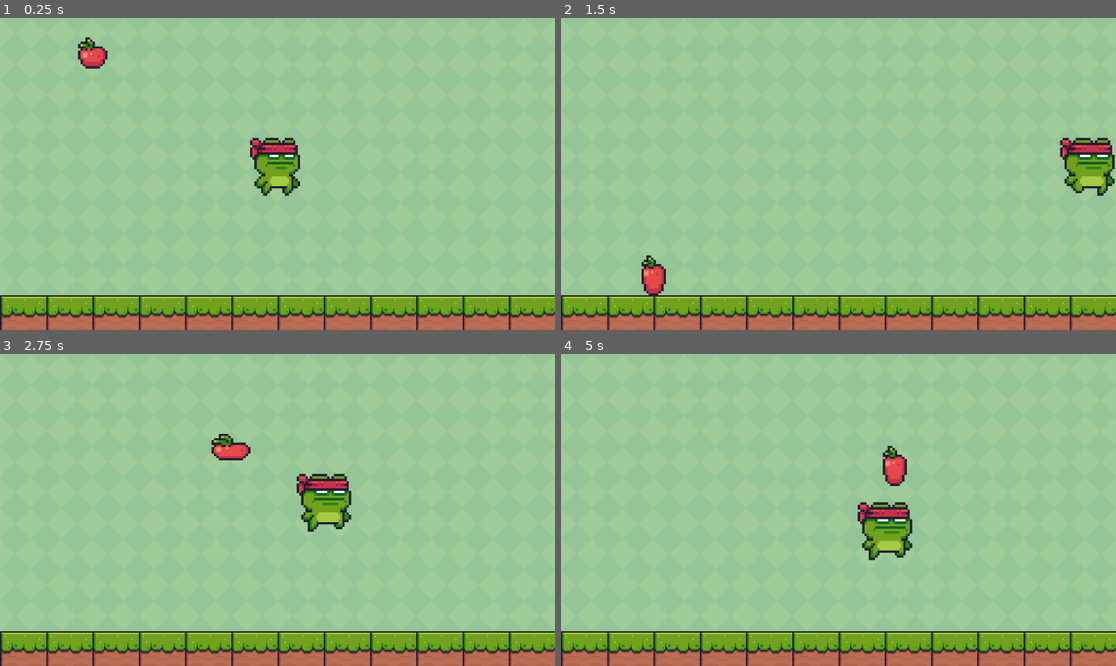
Above: before the commit, frames 1-4 (two rows, left to right).
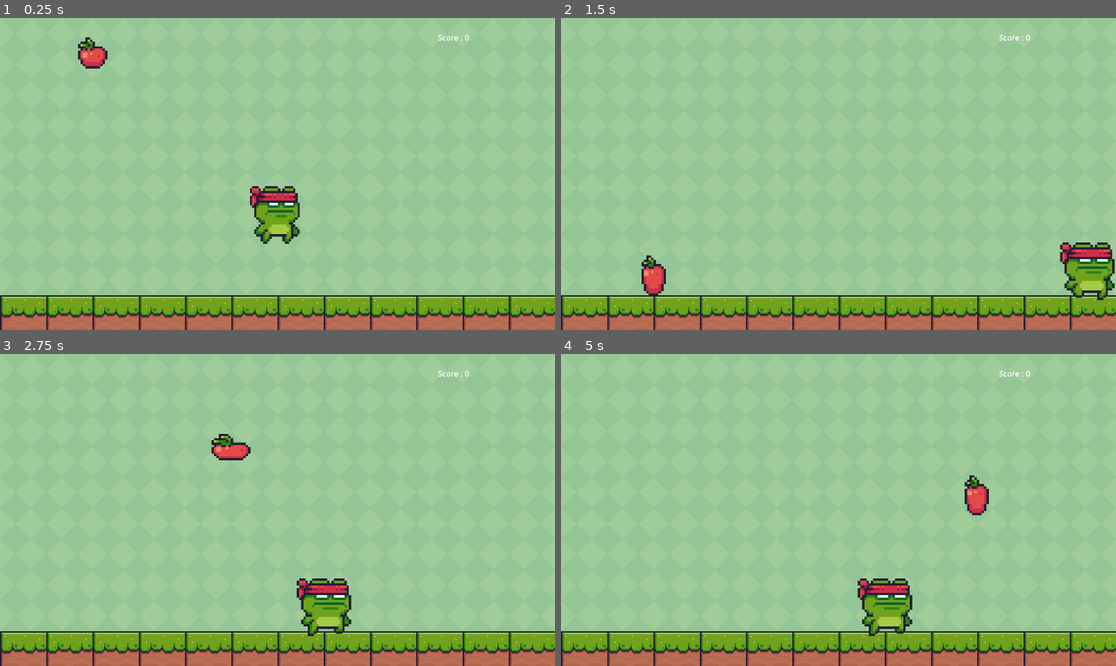
Above: after the commit, the same moments.

Repository: MentalDeFeur/AttrapTheApple
Game: Godot game, scene res://static_body_2d.tscn
Same seed, same stepped clock (60 frames per second), same inputs: the game is played once before the commit and once after it.
Inputs:
- Up to frame 1 (0.25 s): no input
- Up to frame 2 (1.5 s): tap Enter (ui_accept) at 0.5, 0.6, 0.77, 1.07, 1.35 s; hold Right (move_right) from 0.53 s (still down)
- Up to frame 3 (2.75 s): tap Enter (ui_accept) at 1.52, 1.82, 2.1 s; release Right (move_right) at 2.03 s; hold Left (move_left) from 2.03 s (still down)
- Up to frame 4 (5 s): release Left (move_left) at 2.78 s; hold Right (move_right) 2.78-4.28 s; tap Enter (ui_accept) at 2.85, 3.02, 3.32, 3.6, 3.77, 4.07, 4.35, 4.52, 4.82 s; hold Left (move_left) from 4.28 s (still down)

The runs differ from the first frame. In frame 1, 2.6% of the frame differs, in the area x 45-85%, y 5-73%; in frame 2, 3.0%; in frame 3, 3.0%; in frame 4, 3.8%, in the area x 53-85%, y 5-91%.

Commit message:
ajoutcodephysics

Diff:
--- a/Apple.gd
+++ b/Apple.gd
@@ -1,6 +1,7 @@
 extends CharacterBody2D
 
 var gravity = 500
+var value = 0
 
 # Called when the node enters the scene tree for the first time.
 func _ready():
@@ -11,8 +12,3 @@
 func _process(delta):
 	velocity.y += gravity * delta
 	move_and_slide()
-
-func _on_body_entered(body):
-	if body.name == "Apple":
-		body.add_point()
-		queue_free()
--- a/CharacterBody2D.gd
+++ b/CharacterBody2D.gd
@@ -2,7 +2,7 @@
 
 
 const SPEED = 600.0
-const JUMP_VELOCITY = -400.0
+const JUMP_VELOCITY = 400
 @onready var animate = $AnimatedSprite2D
 
 # Get the gravity from the project settings to be synced with RigidBody nodes.
@@ -12,13 +12,13 @@
 	pass
 
 func _physics_process(delta):
-	# Handle jump.
-	if Input.is_action_just_pressed("ui_accept") and is_on_floor():
-		velocity.y = JUMP_VELOCITY
+	# Handle jump
+	velocity.y = JUMP_VELOCITY
 
 	# Get the input direction and handle the movement/deceleration.
 	# As good practice, you should replace UI actions with custom gameplay actions.
 	var direction = Input.get_axis("move_left", "move_right")
+
 	if direction:
 		velocity.x = direction * SPEED
 		animate.play("run")
--- a/Main.gd
+++ b/Main.gd
@@ -2,10 +2,13 @@
 
 var spawn_interval = 2
 var spawn_timer = 0
+var value = 0
+
 
 # Called when the node enters the scene tree for the first time.
 func _ready():
 	set_process(true)
+	$Label.text = " Score : "+str(value)
 	pass # Replace with function body.
 
 
@@ -20,4 +23,8 @@
 	var apple = $Apple
 	var random_x = randf_range(0, get_viewport().size.x)
 	apple.position = Vector2(random_x, 0)
-	add_child(apple)
+
+func _on_apple_child_entered_tree(node: Node):
+	if node == $Character:
+		$Label.text = "Score : "+str(value+1)
+	pass # Replace with function body.
--- a/project.godot
+++ b/project.godot
@@ -12,7 +12,7 @@
 
 config/name="TestTuto"
 run/main_scene="res://static_body_2d.tscn"
-config/features=PackedStringArray("4.2", "Forward Plus")
+config/features=PackedStringArray("4.3", "Forward Plus")
 config/icon="res://icon.svg"
 
 [dotnet]
@@ -23,11 +23,11 @@
 
 move_left={
 "deadzone": 0.5,
-"events": [Object(InputEventKey,"resource_local_to_scene":fa …(174 unchanged characters)… ode":4194319,"key_label":0,"unicode":0,"echo":false,"script":null)
+"events": [Object(InputEventKey,"resource_local_to_scene":fa …(174 unchanged characters)… ode":4194319,"key_label":0,"unicode":0,"location":0,"echo":false,"script":null)
 ]
 }
 move_right={
 "deadzone": 0.5,
-"events": [Object(InputEventKey,"resource_local_to_scene":fa …(174 unchanged characters)… ode":4194321,"key_label":0,"unicode":0,"echo":false,"script":null)
+"events": [Object(InputEventKey,"resource_local_to_scene":fa …(174 unchanged characters)… ode":4194321,"key_label":0,"unicode":0,"location":0,"echo":false,"script":null)
 ]
 }
--- a/static_body_2d.tscn
+++ b/static_body_2d.tscn
@@ -13,440 +13,152 @@
 [sub_resource type="TileSetAtlasSource" id="TileSetAtlasSource_c6i1r"]
 texture = ExtResource("1_458jc")
 0:0/0 = 0
-0:0/0/physics_layer_0/linear_velocity = Vector2(0, 0)
-0:0/0/physics_layer_0/angular_velocity = 0.0
 1:0/0 = 0
-1:0/0/physics_layer_0/linear_velocity = Vector2(0, 0)
-1:0/0/physics_layer_0/angular_velocity = 0.0
 2:0/0 = 0
-2:0/0/physics_layer_0/linear_velocity = Vector2(0, 0)
-2:0/0/physics_layer_0/angular_velocity = 0.0
 3:0/0 = 0
-3:0/0/physics_layer_0/linear_velocity = Vector2(0, 0)
-3:0/0/physics_layer_0/angular_velocity = 0.0
 4:0/0 = 0
-4:0/0/physics_layer_0/linear_velocity = Vector2(0, 0)
-4:0/0/physics_layer_0/angular_velocity = 0.0
 6:0/0 = 0
-6:0/0/physics_layer_0/linear_velocity = Vector2(0, 0)
-6:0/0/physics_layer_0/angular_velocity = 0.0
 6:0/0/physics_layer_0/polygon_0/points = PackedVector2Array(-7.08264, -6.99355, -6.99356, 8, 8, 8, 8, -7.08264)
 7:0/0 = 0
-7:0/0/physics_layer_0/linear_velocity = Vector2(0, 0)
-7:0/0/physics_layer_0/angular_velocity = 0.0
 7:0/0/physics_layer_0/polygon_0/points = PackedVector2Array(-8, -6.99356, 8, -6.99355, 8, 8, -8, 8)
 8:0/0 = 0
-8:0/0/physics_layer_0/linear_velocity = Vector2(0, 0)
-8:0/0/physics_layer_0/angular_velocity = 0.0
 8:0/0/physics_layer_0/polygon_0/points = PackedVector2Array(-8, -6.99356, 7.08264, -7.08264, 6.90446, 8, -8, 8)
 9:0/0 = 0
-9:0/0/physics_layer_0/linear_velocity = Vector2(0, 0)
-9:0/0/physics_layer_0/angular_velocity = 0.0
 10:0/0 = 0
-10:0/0/physics_layer_0/linear_velocity = Vector2(0, 0)
-10:0/0/physics_layer_0/angular_velocity = 0.0
 12:0/0 = 0
-12:0/0/physics_layer_0/linear_velocity = Vector2(0, 0)
-12:0/0/physics_layer_0/angular_velocity = 0.0
 13:0/0 = 0
-13:0/0/physics_layer_0/linear_velocity = Vector2(0, 0)
-13:0/0/physics_layer_0/angular_velocity = 0.0
 14:0/0 = 0
-14:0/0/physics_layer_0/linear_velocity = Vector2(0, 0)
-14:0/0/physics_layer_0/angular_velocity = 0.0
 15:0/0 = 0
-15:0/0/physics_layer_0/linear_velocity = Vector2(0, 0)
-15:0/0/physics_layer_0/angular_velocity = 0.0
 17:0/0 = 0
-17:0/0/physics_layer_0/linear_velocity = Vector2(0, 0)
-17:0/0/physics_layer_0/angular_velocity = 0.0
 18:0/0 = 0
-18:0/0/physics_layer_0/linear_velocity = Vector2(0, 0)
-18:0/0/physics_layer_0/angular_velocity = 0.0
 19:0/0 = 0
-19:0/0/physics_layer_0/linear_velocity = Vector2(0, 0)
-19:0/0/physics_layer_0/angular_velocity = 0.0
 0:1/0 = 0
-0:1/0/physics_layer_0/linear_velocity = Vector2(0, 0)
-0:1/0/physics_layer_0/angular_velocity = 0.0
 1:1/0 = 0
-1:1/0/physics_layer_0/linear_velocity = Vector2(0, 0)
-1:1/0/physics_layer_0/angular_velocity = 0.0
 2:1/0 = 0
-2:1/0/physics_layer_0/linear_velocity = Vector2(0, 0)
-2:1/0/physics_layer_0/angular_velocity = 0.0
 3:1/0 = 0
-3:1/0/physics_layer_0/linear_velocity = Vector2(0, 0)
-3:1/0/physics_layer_0/angular_velocity = 0.0
 4:1/0 = 0
-4:1/0/physics_layer_0/linear_velocity = Vector2(0, 0)
-4:1/0/physics_layer_0/angular_velocity = 0.0
 6:1/0 = 0
-6:1/0/physics_layer_0/linear_velocity = Vector2(0, 0)
-6:1/0/physics_layer_0/angular_velocity = 0.0
 7:1/0 = 0
-7:1/0/physics_layer_0/linear_velocity = Vector2(0, 0)
-7:1/0/physics_layer_0/angular_velocity = 0.0
 8:1/0 = 0
-8:1/0/physics_layer_0/linear_velocity = Vector2(0, 0)
-8:1/0/physics_layer_0/angular_velocity = 0.0
 9:1/0 = 0
-9:1/0/physics_layer_0/linear_velocity = Vector2(0, 0)
-9:1/0/physics_layer_0/angular_velocity = 0.0
 10:1/0 = 0
-10:1/0/physics_layer_0/linear_velocity = Vector2(0, 0)
-10:1/0/physics_layer_0/angular_velocity = 0.0
 12:1/0 = 0
-12:1/0/physics_layer_0/linear_velocity = Vector2(0, 0)
-12:1/0/physics_layer_0/angular_velocity = 0.0
 13:1/0 = 0
-13:1/0/physics_layer_0/linear_velocity = Vector2(0, 0)
-13:1/0/physics_layer_0/angular_velocity = 0.0
 14:1/0 = 0
-14:1/0/physics_layer_0/linear_velocity = Vector2(0, 0)
-14:1/0/physics_layer_0/angular_velocity = 0.0
 15:1/0 = 0
-15:1/0/physics_layer_0/linear_velocity = Vector2(0, 0)
-15:1/0/physics_layer_0/angular_velocity = 0.0
 17:1/0 = 0
-17:1/0/physics_layer_0/linear_velocity = Vector2(0, 0)
-17:1/0/physics_layer_0/angular_velocity = 0.0
 18:1/0 = 0
-18:1/0/physics_layer_0/linear_velocity = Vector2(0, 0)
-18:1/0/physics_layer_0/angular_velocity = 0.0
 19:1/0 = 0
-19:1/0/physics_layer_0/linear_velocity = Vector2(0, 0)
-19:1/0/physics_layer_0/angular_velocity = 0.0
 0:2/0 = 0
-0:2/0/physics_layer_0/linear_velocity = Vector2(0, 0)
-0:2/0/physics_layer_0/angular_velocity = 0.0
 1:2/0 = 0
-1:2/0/physics_layer_0/linear_velocity = Vector2(0, 0)
-1:2/0/physics_layer_0/angular_velocity = 0.0
 2:2/0 = 0
-2:2/0/physics_layer_0/linear_velocity = Vector2(0, 0)
-2:2/0/physics_layer_0/angular_velocity = 0.0
 6:2/0 = 0
-6:2/0/physics_layer_0/linear_velocity = Vector2(0, 0)
-6:2/0/physics_layer_0/angular_velocity = 0.0
 7:2/0 = 0
-7:2/0/physics_layer_0/linear_velocity = Vector2(0, 0)
-7:2/0/physics_layer_0/angular_velocity = 0.0
 8:2/0 = 0
-8:2/0/physics_layer_0/linear_velocity = Vector2(0, 0)
-8:2/0/physics_layer_0/angular_velocity = 0.0
 13:2/0 = 0
-13:2/0/physics_layer_0/linear_velocity = Vector2(0, 0)
-13:2/0/physics_layer_0/angular_velocity = 0.0
 14:2/0 = 0
-14:2/0/physics_layer_0/linear_velocity = Vector2(0, 0)
-14:2/0/physics_layer_0/angular_velocity = 0.0
 15:2/0 = 0
-15:2/0/physics_layer_0/linear_velocity = Vector2(0, 0)
-15:2/0/physics_layer_0/angular_velocity = 0.0
 17:2/0 = 0
-17:2/0/physics_layer_0/linear_velocity = Vector2(0, 0)
-17:2/0/physics_layer_0/angular_velocity = 0.0
 18:2/0 = 0
-18:2/0/physics_layer_0/linear_velocity = Vector2(0, 0)
-18:2/0/physics_layer_0/angular_velocity = 0.0
 19:2/0 = 0
-19:2/0/physics_layer_0/linear_velocity = Vector2(0, 0)
-19:2/0/physics_layer_0/angular_velocity = 0.0
 0:4/0 = 0
-0:4/0/physics_layer_0/linear_velocity = Vector2(0, 0)
-0:4/0/physics_layer_0/angular_velocity = 0.0
 1:4/0 = 0
-1:4/0/physics_layer_0/linear_velocity = Vector2(0, 0)
-1:4/0/physics_layer_0/angular_velocity = 0.0
 2:4/0 = 0
-2:4/0/physics_layer_0/linear_velocity = Vector2(0, 0)
-2:4/0/physics_layer_0/angular_velocity = 0.0
 3:4/0 = 0
-3:4/0/physics_layer_0/linear_velocity = Vector2(0, 0)
-3:4/0/physics_layer_0/angular_velocity = 0.0
 4:4/0 = 0
-4:4/0/physics_layer_0/linear_velocity = Vector2(0, 0)
-4:4/0/physics_layer_0/angular_velocity = 0.0
 6:4/0 = 0
-6:4/0/physics_layer_0/linear_velocity = Vector2(0, 0)
-6:4/0/physics_layer_0/angular_velocity = 0.0
 7:4/0 = 0
-7:4/0/physics_layer_0/linear_velocity = Vector2(0, 0)
-7:4/0/physics_layer_0/angular_velocity = 0.0
 8:4/0 = 0
-8:4/0/physics_layer_0/linear_velocity = Vector2(0, 0)
-8:4/0/physics_layer_0/angular_velocity = 0.0
 9:4/0 = 0
-9:4/0/physics_layer_0/linear_velocity = Vector2(0, 0)
-9:4/0/physics_layer_0/angular_velocity = 0.0
 10:4/0 = 0
-10:4/0/physics_layer_0/linear_velocity = Vector2(0, 0)
-10:4/0/physics_layer_0/angular_velocity = 0.0
 12:4/0 = 0
-12:4/0/physics_layer_0/linear_velocity = Vector2(0, 0)
-12:4/0/physics_layer_0/angular_velocity = 0.0
 13:4/0 = 0
-13:4/0/physics_layer_0/linear_velocity = Vector2(0, 0)
-13:4/0/physics_layer_0/angular_velocity = 0.0
 14:4/0 = 0
-14:4/0/physics_layer_0/linear_velocity = Vector2(0, 0)
-14:4/0/physics_layer_0/angular_velocity = 0.0
 15:4/0 = 0
-15:4/0/physics_layer_0/linear_velocity = Vector2(0, 0)
-15:4/0/physics_layer_0/angular_velocity = 0.0
 17:4/0 = 0
-17:4/0/physics_layer_0/linear_velocity = Vector2(0, 0)
-17:4/0/physics_layer_0/angular_velocity = 0.0
 18:4/0 = 0
-18:4/0/physics_layer_0/linear_velocity = Vector2(0, 0)
-18:4/0/physics_layer_0/angular_velocity = 0.0
 19:4/0 = 0
-19:4/0/physics_layer_0/linear_velocity = Vector2(0, 0)
-19:4/0/physics_layer_0/angular_velocity = 0.0
 20:4/0 = 0
-20:4/0/physics_layer_0/linear_velocity = Vector2(0, 0)
-20:4/0/physics_layer_0/angular_velocity = 0.0
 21:4/0 = 0
-21:4/0/physics_layer_0/linear_velocity = Vector2(0, 0)
-21:4/0/physics_layer_0/angular_velocity = 0.0
 0:5/0 = 0
-0:5/0/physics_layer_0/linear_velocity = Vector2(0, 0)
-0:5/0/physics_layer_0/angular_velocity = 0.0
 1:5/0 = 0
-1:5/0/physics_layer_0/linear_velocity = Vector2(0, 0)
-1:5/0/physics_layer_0/angular_velocity = 0.0
 2:5/0 = 0
-2:5/0/physics_layer_0/linear_velocity = Vector2(0, 0)
-2:5/0/physics_layer_0/angular_velocity = 0.0
 3:5/0 = 0
-3:5/0/physics_layer_0/linear_velocity = Vector2(0, 0)
-3:5/0/physics_layer_0/angular_velocity = 0.0
 4:5/0 = 0
-4:5/0/physics_layer_0/linear_velocity = Vector2(0, 0)
-4:5/0/physics_layer_0/angular_velocity = 0.0
 6:5/0 = 0
-6:5/0/physics_layer_0/linear_velocity = Vector2(0, 0)
-6:5/0/physics_layer_0/angular_velocity = 0.0
 7:5/0 = 0
-7:5/0/physics_layer_0/linear_velocity = Vector2(0, 0)
-7:5/0/physics_layer_0/angular_velocity = 0.0
 8:5/0 = 0
-8:5/0/physics_layer_0/linear_velocity = Vector2(0, 0)
-8:5/0/physics_layer_0/angular_velocity = 0.0
 9:5/0 = 0
-9:5/0/physics_layer_0/linear_velocity = Vector2(0, 0)
-9:5/0/physics_layer_0/angular_velocity = 0.0
 10:5/0 = 0
-10:5/0/physics_layer_0/linear_velocity = Vector2(0, 0)
-10:5/0/physics_layer_0/angular_velocity = 0.0
 12:5/0 = 0
-12:5/0/physics_layer_0/linear_velocity = Vector2(0, 0)
-12:5/0/physics_layer_0/angular_velocity = 0.0
 13:5/0 = 0
-13:5/0/physics_layer_0/linear_velocity = Vector2(0, 0)
-13:5/0/physics_layer_0/angular_velocity = 0.0
 14:5/0 = 0
-14:5/0/physics_layer_0/linear_velocity = Vector2(0, 0)
-14:5/0/physics_layer_0/angular_velocity = 0.0
 15:5/0 = 0
-15:5/0/physics_layer_0/linear_velocity = Vector2(0, 0)
-15:5/0/physics_layer_0/angular_velocity = 0.0
 17:5/0 = 0
-17:5/0/physics_layer_0/linear_velocity = Vector2(0, 0)
-17:5/0/physics_layer_0/angular_velocity = 0.0
 18:5/0 = 0
-18:5/0/physics_layer_0/linear_velocity = Vector2(0, 0)
-18:5/0/physics_layer_0/angular_velocity = 0.0
 19:5/0 = 0
-19:5/0/physics_layer_0/linear_velocity = Vector2(0, 0)
-19:5/0/physics_layer_0/angular_velocity = 0.0
 20:5/0 = 0
-20:5/0/physics_layer_0/linear_velocity = Vector2(0, 0)
-20:5/0/physics_layer_0/angular_velocity = 0.0
 21:5/0 = 0
-21:5/0/physics_layer_0/linear_velocity = Vector2(0, 0)
-21:5/0/physics_layer_0/angular_velocity = 0.0
 0:6/0 = 0
-0:6/0/physics_layer_0/linear_velocity = Vector2(0, 0)
-0:6/0/physics_layer_0/angular_velocity = 0.0
 1:6/0 = 0
-1:6/0/physics_layer_0/linear_velocity = Vector2(0, 0)
-1:6/0/physics_layer_0/angular_velocity = 0.0
 2:6/0 = 0
-2:6/0/physics_layer_0/linear_velocity = Vector2(0, 0)
-2:6/0/physics_layer_0/angular_velocity = 0.0
 6:6/0 = 0
-6:6/0/physics_layer_0/linear_velocity = Vector2(0, 0)
-6:6/0/physics_layer_0/angular_velocity = 0.0
 7:6/0 = 0
-7:6/0/physics_layer_0/linear_velocity = Vector2(0, 0)
-7:6/0/physics_layer_0/angular_velocity = 0.0
 8:6/0 = 0
-8:6/0/physics_layer_0/linear_velocity = Vector2(0, 0)
-8:6/0/physics_layer_0/angular_velocity = 0.0
 13:6/0 = 0
-13:6/0/physics_layer_0/linear_velocity = Vector2(0, 0)
-13:6/0/physics_layer_0/angular_velocity = 0.0
 14:6/0 = 0
-14:6/0/physics_layer_0/linear_velocity = Vector2(0, 0)
-14:6/0/physics_layer_0/angular_velocity = 0.0
 15:6/0 = 0
-15:6/0/physics_layer_0/linear_velocity = Vector2(0, 0)
-15:6/0/physics_layer_0/angular_velocity = 0.0
 17:6/0 = 0
-17:6/0/physics_layer_0/linear_velocity = Vector2(0, 0)
-17:6/0/physics_layer_0/angular_velocity = 0.0
 18:6/0 = 0
-18:6/0/physics_layer_0/linear_velocity = Vector2(0, 0)
-18:6/0/physics_layer_0/angular_velocity = 0.0
 19:6/0 = 0
-19:6/0/physics_layer_0/linear_velocity = Vector2(0, 0)
-19:6/0/physics_layer_0/angular_velocity = 0.0
 0:8/0 = 0
-0:8/0/physics_layer_0/linear_velocity = Vector2(0, 0)
-0:8/0/physics_layer_0/angular_velocity = 0.0
 1:8/0 = 0
-1:8/0/physics_layer_0/linear_velocity = Vector2(0, 0)
-1:8/0/physics_layer_0/angular_velocity = 0.0
 2:8/0 = 0
-2:8/0/physics_layer_0/linear_velocity = Vector2(0, 0)
-2:8/0/physics_layer_0/angular_velocity = 0.0
 3:8/0 = 0
-3:8/0/physics_layer_0/linear_velocity = Vector2(0, 0)
-3:8/0/physics_layer_0/angular_velocity = 0.0
 4:8/0 = 0
-4:8/0/physics_layer_0/linear_velocity = Vector2(0, 0)
-4:8/0/physics_layer_0/angular_velocity = 0.0
 6:8/0 = 0
-6:8/0/physics_layer_0/linear_velocity = Vector2(0, 0)
-6:8/0/physics_layer_0/angular_velocity = 0.0
 7:8/0 = 0
-7:8/0/physics_layer_0/linear_velocity = Vector2(0, 0)
-7:8/0/physics_layer_0/angular_velocity = 0.0
 8:8/0 = 0
-8:8/0/physics_layer_0/linear_velocity = Vector2(0, 0)
-8:8/0/physics_layer_0/angular_velocity = 0.0
 9:8/0 = 0
-9:8/0/physics_layer_0/linear_velocity = Vector2(0, 0)
-9:8/0/physics_layer_0/angular_velocity = 0.0
 10:8/0 = 0
-10:8/0/physics_layer_0/linear_velocity = Vector2(0, 0)
-10:8/0/physics_layer_0/angular_velocity = 0.0
 12:8/0 = 0
-12:8/0/physics_layer_0/linear_velocity = Vector2(0, 0)
-12:8/0/physics_layer_0/angular_velocity = 0.0
 13:8/0 = 0
-13:8/0/physics_layer_0/linear_velocity = Vector2(0, 0)
-13:8/0/physics_layer_0/angular_velocity = 0.0
 14:8/0 = 0
-14:8/0/physics_layer_0/linear_velocity = Vector2(0, 0)
-14:8/0/physics_layer_0/angular_velocity = 0.0
 15:8/0 = 0
-15:8/0/physics_layer_0/linear_velocity = Vector2(0, 0)
-15:8/0/physics_layer_0/angular_velocity = 0.0
 17:8/0 = 0
-17:8/0/physics_layer_0/linear_velocity = Vector2(0, 0)
-17:8/0/physics_layer_0/angular_velocity = 0.0
 18:8/0 = 0
-18:8/0/physics_layer_0/linear_velocity = Vector2(0, 0)
-18:8/0/physics_layer_0/angular_velocity = 0.0
 19:8/0 = 0
-19:8/0/physics_layer_0/linear_velocity = Vector2(0, 0)
-19:8/0/physics_layer_0/angular_velocity = 0.0
 20:8/0 = 0
-20:8/0/physics_layer_0/linear_velocity = Vector2(0, 0)
-20:8/0/physics_layer_0/angular_velocity = 0.0
 0:9/0 = 0
-0:9/0/physics_layer_0/linear_velocity = Vector2(0, 0)
-0:9/0/physics_layer_0/angular_velocity = 0.0
 1:9/0 = 0
-1:9/0/physics_layer_0/linear_velocity = Vector2(0, 0)
-1:9/0/physics_layer_0/angular_velocity = 0.0
 2:9/0 = 0
-2:9/0/physics_layer_0/linear_velocity = Vector2(0, 0)
-2:9/0/physics_layer_0/angular_velocity = 0.0
 3:9/0 = 0
-3:9/0/physics_layer_0/linear_velocity = Vector2(0, 0)
-3:9/0/physics_layer_0/angular_velocity = 0.0
 4:9/0 = 0
-4:9/0/physics_layer_0/linear_velocity = Vector2(0, 0)
-4:9/0/physics_layer_0/angular_velocity = 0.0
 6:9/0 = 0
-6:9/0/physics_layer_0/linear_velocity = Vector2(0, 0)
-6:9/0/physics_layer_0/angular_velocity = 0.0
 7:9/0 = 0
-7:9/0/physics_layer_0/linear_velocity = Vector2(0, 0)
-7:9/0/physics_layer_0/angular_velocity = 0.0
 8:9/0 = 0
-8:9/0/physics_layer_0/linear_velocity = Vector2(0, 0)
-8:9/0/physics_layer_0/angular_velocity = 0.0
 9:9/0 = 0
-9:9/0/physics_layer_0/linear_velocity = Vector2(0, 0)
-9:9/0/physics_layer_0/angular_velocity = 0.0
 10:9/0 = 0
-10:9/0/physics_layer_0/linear_velocity = Vector2(0, 0)
-10:9/0/physics_layer_0/angular_velocity = 0.0
 12:9/0 = 0
-12:9/0/physics_layer_0/linear_velocity = Vector2(0, 0)
-12:9/0/physics_layer_0/angular_velocity = 0.0
 13:9/0 = 0
-13:9/0/physics_layer_0/linear_velocity = Vector2(0, 0)
-13:9/0/physics_layer_0/angular_velocity = 0.0
 14:9/0 = 0
-14:9/0/physics_layer_0/linear_velocity = Vector2(0, 0)
-14:9/0/physics_layer_0/angular_velocity = 0.0
 15:9/0 = 0
-15:9/0/physics_layer_0/linear_velocity = Vector2(0, 0)
-15:9/0/physics_layer_0/angular_velocity = 0.0
 17:9/0 = 0
-17:9/0/physics_layer_0/linear_velocity = Vector2(0, 0)
-17:9/0/physics_layer_0/angular_velocity = 0.0
 18:9/0 = 0
-18:9/0/physics_layer_0/linear_velocity = Vector2(0, 0)
-18:9/0/physics_layer_0/angular_velocity = 0.0
 19:9/0 = 0
-19:9/0/physics_layer_0/linear_velocity = Vector2(0, 0)
-19:9/0/physics_layer_0/angular_velocity = 0.0
 20:9/0 = 0
-20:9/0/physics_layer_0/linear_velocity = Vector2(0, 0)
-20:9/0/physics_layer_0/angular_velocity = 0.0
 0:10/0 = 0
-0:10/0/physics_layer_0/linear_velocity = Vector2(0, 0)
-0:10/0/physics_layer_0/angular_velocity = 0.0
 1:10/0 = 0
-1:10/0/physics_layer_0/linear_velocity = Vector2(0, 0)
-1:10/0/physics_layer_0/angular_velocity = 0.0
 2:10/0 = 0
-2:10/0/physics_layer_0/linear_velocity = Vector2(0, 0)
-2:10/0/physics_layer_0/angular_velocity = 0.0
 6:10/0 = 0
-6:10/0/physics_layer_0/linear_velocity = Vector2(0, 0)
-6:10/0/physics_layer_0/angular_velocity = 0.0
 7:10/0 = 0
-7:10/0/physics_layer_0/linear_velocity = Vector2(0, 0)
-7:10/0/physics_layer_0/angular_velocity = 0.0
 8:10/0 = 0
-8:10/0/physics_layer_0/linear_velocity = Vector2(0, 0)
-8:10/0/physics_layer_0/angular_velocity = 0.0
 13:10/0 = 0
-13:10/0/physics_layer_0/linear_velocity = Vector2(0, 0)
-13:10/0/physics_layer_0/angular_velocity = 0.0
 14:10/0 = 0
-14:10/0/physics_layer_0/linear_velocity = Vector2(0, 0)
-14:10/0/physics_layer_0/angular_velocity = 0.0
 15:10/0 = 0
-15:10/0/physics_layer_0/linear_velocity = Vector2(0, 0)
-15:10/0/physics_layer_0/angular_velocity = 0.0
 18:10/0 = 0
-18:10/0/physics_layer_0/linear_velocity = Vector2(0, 0)
-18:10/0/physics_layer_0/angular_velocity = 0.0
 19:10/0 = 0
-19:10/0/physics_layer_0/linear_velocity = Vector2(0, 0)
-19:10/0/physics_layer_0/angular_velocity = 0.0
 20:10/0 = 0
-20:10/0/physics_layer_0/linear_velocity = Vector2(0, 0)
-20:10/0/physics_layer_0/angular_velocity = 0.0
 
 [sub_resource type="TileSet" id="TileSet_wd1fv"]
 physics_layer_0/collision_layer = 1
@@ -813,18 +525,18 @@
 position = Vector2(1148, 335)
 shape = SubResource("RectangleShape2D_coc8v")
 
-[node name="CharacterBody2D" type="CharacterBody2D" parent="."]
+[node name="Character" type="CharacterBody2D" parent="."]
 position = Vector2(588, 279)
 scale = Vector2(4.5, 5)
 script = ExtResource("3_ckdkg")
 
-[node name="AnimatedSprite2D" type="AnimatedSprite2D" parent="CharacterBody2D"]
+[node name="AnimatedSprite2D" type="AnimatedSprite2D" parent="Character"]
 texture_filter = 1
 position = Vector2(-3.33334, 2)
 sprite_frames = SubResource("SpriteFrames_mufw0")
 animation = &"run"
 
-[node name="CollisionShape2D" type="CollisionShape2D" parent="CharacterBody2D"]
+[node name="CollisionShape2D" type="CollisionShape2D" parent="Character"]
 position = Vector2(-4, 2.2)
 shape = SubResource("RectangleShape2D_fy1l6")
 
@@ -841,3 +553,11 @@
 [node name="CollisionShape2D" type="CollisionShape2D" parent="Apple"]
 position = Vector2(75, 59)
 shape = SubResource("CircleShape2D_xdrno")
+
+[node name="Label" type="Label" parent="."]
+offset_left = 905.0
+offset_top = 29.0
+offset_right = 1114.0
+offset_bottom = 87.0
+
+[connection signal="child_entered_tree" from="Apple" to="." method="_on_apple_child_entered_tree"]
